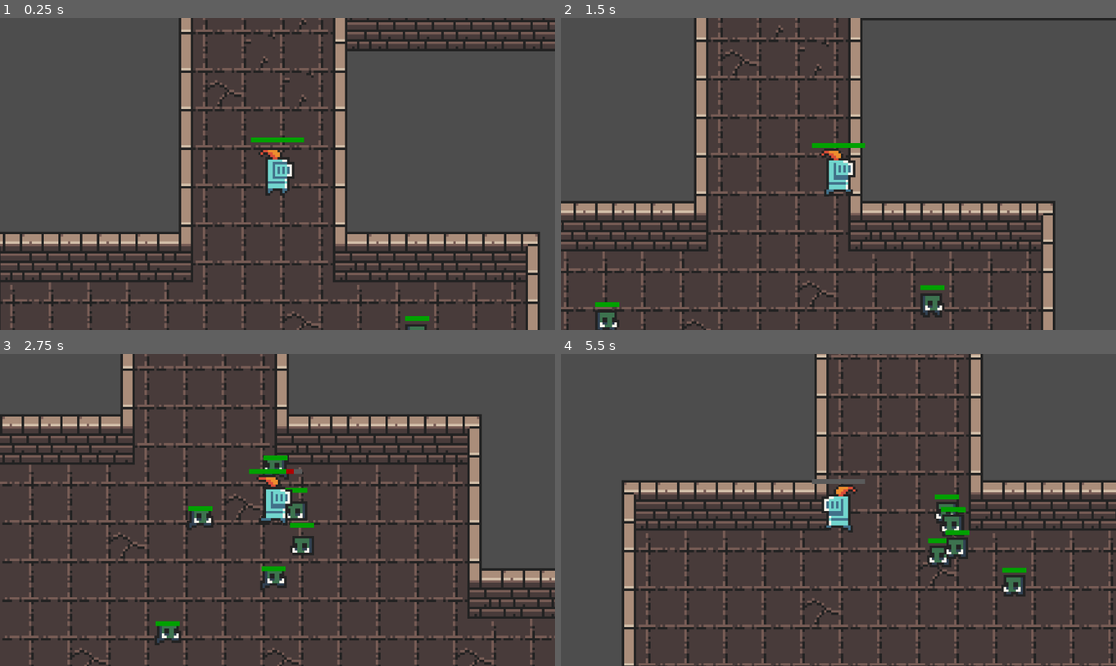
Above: before the commit, frames 1-4 (two rows, left to right).
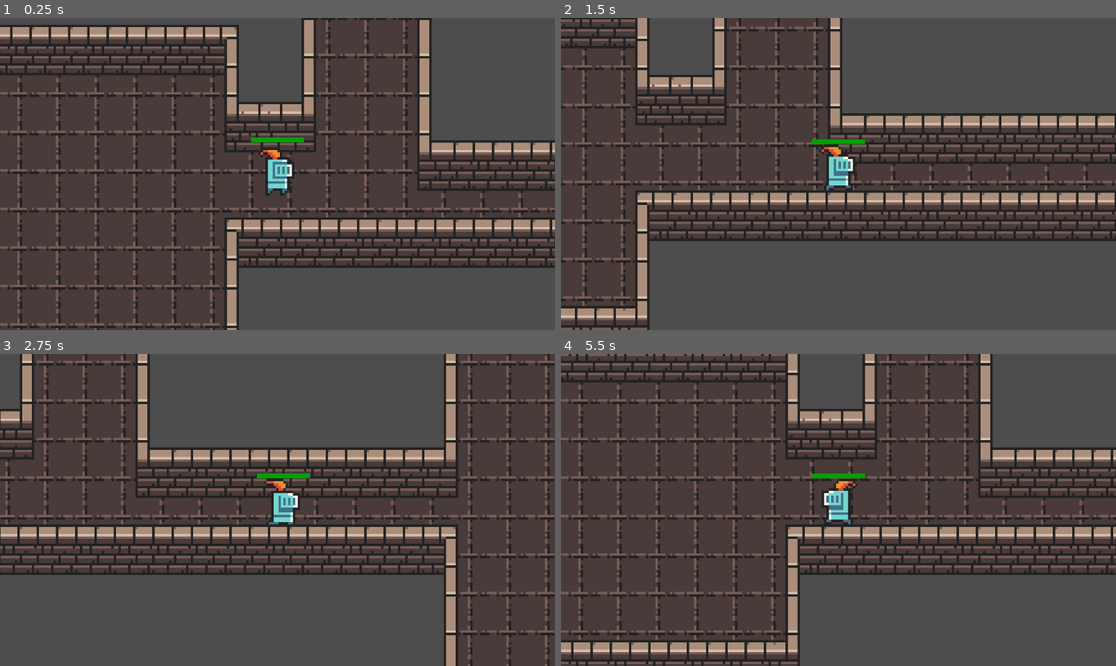
Above: after the commit, the same moments.

Repository: the-random-1/first-godot-game
Game: Godot game, scene res://scenes/main.tscn
Same seed, same stepped clock (60 frames per second), same inputs: the game is played once before the commit and once after it.
Inputs (mouse positions are in pixels of both pictures, inside the frame that each line leads up to):
- Up to frame 1 (0.25 s): no input
- Up to frame 2 (1.5 s): move the mouse to (960, 158) at 0.52 s; hold D (move_right) 0.53-1.28 s; tap E (interact) at 0.6 s; move the mouse to (727, 189) at 1.27 s; hold S (move_down) from 1.28 s (still down); tap Space (attack) at 1.35 s
- Up to frame 3 (2.75 s): tap E (interact) at 1.55, 2.1 s; move the mouse to (333, 441) at 2.02 s; release S (move_down) at 2.03 s; hold D (move_right) from 2.03 s (still down)
- Up to frame 4 (5.5 s): move the mouse to (810, 572) at 2.77 s; release D (move_right) at 2.78 s; hold W (move_up) 2.78-3.53 s; tap E (interact) at 2.85, 3.8, 4.35, 5.1 s; move the mouse to (1005, 556) at 3.52 s; hold Space (attack) 3.53-4.28 s; hold A (move_left) 3.53-5.03 s; move the mouse to (672, 463) at 4.27 s; move the mouse to (866, 510) at 5.02 s; hold S (move_down) from 5.03 s (still down)

The runs differ from the first frame. In frame 1, 41% of the frame differs, in the area x 0-100%, y 0-100%; in frame 2, 36%; in frame 3, 40%; in frame 4, 40%.

Commit message:
slime jump needs fixing still

Diff:
--- a/3rd project/cool-game/scenes/green_boar.tscn
+++ b/3rd project/cool-game/scenes/green_boar.tscn
@@ -134,6 +134,7 @@
 one_shot = true
 
 [node name="StunTimer" type="Timer" parent="." unique_id=1165320139]
+wait_time = 2.1999999999999997
 one_shot = true
 
 [node name="HealthBar" parent="." unique_id=935615529 instance=ExtResource("3_e8j4l")]
--- a/3rd project/cool-game/scenes/main.tscn
+++ b/3rd project/cool-game/scenes/main.tscn
@@ -15,6 +15,7 @@
 [ext_resource type="Script" uid="uid://bmiekp426xfk8" path="res://scripts/canvas_layer.gd" id="10_s5ekq"]
 [ext_resource type="PackedScene" uid="uid://bhbo8c2xxg0cj" path="res://scenes/pumpkin_dude.tscn" id="12_87nrn"]
 [ext_resource type="PackedScene" uid="uid://28ma8movjv5x" path="res://scenes/inventory.tscn" id="13_dltgl"]
+[ext_resource type="PackedScene" uid="uid://deecafrfex2mb" path="res://scenes/slime.tscn" id="13_jbj1t"]
 
 [sub_resource type="TileSetAtlasSource" id="TileSetAtlasSource_w1tni"]
 texture = ExtResource("1_30xfn")
@@ -474,10 +475,17 @@
 [node name="PumpkinDude2" parent="Enemies/EnemyBoundedArea3" unique_id=501737277 instance=ExtResource("12_87nrn")]
 position = Vector2(726, 773)
 
+[node name="EnemyBoundedArea4" parent="Enemies" unique_id=1068658420 instance=ExtResource("6_mxtan")]
+bounded_area_p1 = Vector2(63, 831)
+bounded_area_p2 = Vector2(273, 941)
+
+[node name="Slime" parent="Enemies/EnemyBoundedArea4" unique_id=456891580 instance=ExtResource("13_jbj1t")]
+position = Vector2(130, 908)
+
 [node name="Player" parent="." unique_id=1799199017 instance=ExtResource("1_5e3qt")]
 unique_name_in_owner = true
 z_index = 5
-position = Vector2(142, 427)
+position = Vector2(299, 881)
 scale = Vector2(1, 1)
 metadata/_edit_group_ = true
 
--- a/3rd project/cool-game/scenes/slime.tscn
+++ b/3rd project/cool-game/scenes/slime.tscn
@@ -64,10 +64,21 @@
 }, {
 "frames": [{
 "duration": 1.0,
+"texture": SubResource("AtlasTexture_fd6lc")
+}, {
+"duration": 1.0,
 "texture": SubResource("AtlasTexture_a02ik")
 }],
+"loop": false,
+"name": &"jump",
+"speed": 2.0
+}, {
+"frames": [{
+"duration": 1.0,
+"texture": SubResource("AtlasTexture_fd6lc")
+}],
 "loop": true,
-"name": &"jump",
+"name": &"stunned",
 "speed": 5.0
 }, {
 "frames": [{
@@ -92,13 +103,13 @@
 size = Vector2(14, 12)
 
 [node name="Slime" type="Area2D" unique_id=456891580]
+z_index = 4
 script = ExtResource("1_n6pvg")
 metadata/_custom_type_script = "uid://clyqij5lpo3be"
 
 [node name="AnimatedSprite2D" type="AnimatedSprite2D" parent="." unique_id=1447308804]
 sprite_frames = SubResource("SpriteFrames_pu8ps")
-animation = &"chase"
-frame_progress = 0.336358
+animation = &"stunned"
 
 [node name="CollisionShape2D" type="CollisionShape2D" parent="." unique_id=2065690859]
 visible = false
@@ -113,5 +124,8 @@
 one_shot = true
 
 [node name="StunTimer" type="Timer" parent="." unique_id=763756536]
-wait_time = 2.0
 one_shot = true
+
+[node name="WaitForJumpTimer" type="Timer" parent="." unique_id=154709615]
+wait_time = 1.5
+one_shot = true
--- a/3rd project/cool-game/scenes/weapons/axe.tscn
+++ b/3rd project/cool-game/scenes/weapons/axe.tscn
@@ -4,16 +4,16 @@
 [ext_resource type="Script" uid="uid://dafbggewm02ay" path="res://scripts/weapons/axe.gd" id="2_v3bkr"]
 
 [sub_resource type="RectangleShape2D" id="RectangleShape2D_w43rl"]
-size = Vector2(16, 23)
+size = Vector2(16, 24)
 
 [node name="Axe" unique_id=574333827 instance=ExtResource("1_kb3bb")]
 script = ExtResource("2_v3bkr")
 
-[node name="Sprite2D" parent="." index="0"]
+[node name="Sprite2D" parent="." index="0" unique_id=1470533368]
 position = Vector2(0, -9)
 region_rect = Rect2(288, 167, 16, 24)
 
-[node name="CollisionShape2D" parent="." index="1"]
+[node name="CollisionShape2D" parent="." index="1" unique_id=1555561429]
 visible = true
-position = Vector2(0, -9.5)
+position = Vector2(0, -10)
 shape = SubResource("RectangleShape2D_w43rl")
--- a/3rd project/cool-game/scenes/weapons/club.tscn
+++ b/3rd project/cool-game/scenes/weapons/club.tscn
@@ -4,16 +4,16 @@
 [ext_resource type="Script" uid="uid://fuw8hgxgc16s" path="res://scripts/weapons/club.gd" id="2_2puo4"]
 
 [sub_resource type="RectangleShape2D" id="RectangleShape2D_x8sjt"]
-size = Vector2(10, 22)
+size = Vector2(12, 22.5)
 
 [node name="Club" unique_id=564353958 instance=ExtResource("1_oioj8")]
 script = ExtResource("2_2puo4")
 
-[node name="Sprite2D" parent="." index="0"]
+[node name="Sprite2D" parent="." index="0" unique_id=1470533368]
 position = Vector2(0, -9)
 region_rect = Rect2(323, 41, 10, 22)
 
-[node name="CollisionShape2D" parent="." index="1"]
+[node name="CollisionShape2D" parent="." index="1" unique_id=1555561429]
 visible = true
-position = Vector2(0, -9.5)
+position = Vector2(0, -9.75)
 shape = SubResource("RectangleShape2D_x8sjt")
--- a/3rd project/cool-game/scenes/weapons/longsword.tscn
+++ b/3rd project/cool-game/scenes/weapons/longsword.tscn
@@ -4,16 +4,16 @@
 [ext_resource type="Script" uid="uid://5wdcm25dcj1w" path="res://scripts/weapons/longsword.gd" id="2_qdstc"]
 
 [sub_resource type="RectangleShape2D" id="RectangleShape2D_qov7i"]
-size = Vector2(6, 29)
+size = Vector2(6, 30)
 
 [node name="Longsword" unique_id=1712637527 instance=ExtResource("1_3p2j7")]
 script = ExtResource("2_qdstc")
 
-[node name="Sprite2D" parent="." index="0"]
+[node name="Sprite2D" parent="." index="0" unique_id=1470533368]
 position = Vector2(0, -12)
 region_rect = Rect2(293, 66, 6, 29)
 
-[node name="CollisionShape2D" parent="." index="1"]
+[node name="CollisionShape2D" parent="." index="1" unique_id=1555561429]
 visible = true
-position = Vector2(0, -12.5)
+position = Vector2(0, -13)
 shape = SubResource("RectangleShape2D_qov7i")
--- a/3rd project/cool-game/scenes/weapons/staff.tscn
+++ b/3rd project/cool-game/scenes/weapons/staff.tscn
@@ -4,16 +4,16 @@
 [ext_resource type="Script" uid="uid://65b74q5tkaoa" path="res://scripts/weapons/staff.gd" id="2_mxp47"]
 
 [sub_resource type="RectangleShape2D" id="RectangleShape2D_0wqef"]
-size = Vector2(8, 30)
+size = Vector2(8, 31.5)
 
 [node name="Staff" unique_id=1860480540 instance=ExtResource("1_phck2")]
 script = ExtResource("2_mxp47")
 
-[node name="Sprite2D" parent="." index="0"]
+[node name="Sprite2D" parent="." index="0" unique_id=1470533368]
 position = Vector2(0, -13.5)
 region_rect = Rect2(340, 128, 8, 31)
 
-[node name="CollisionShape2D" parent="." index="1"]
+[node name="CollisionShape2D" parent="." index="1" unique_id=1555561429]
 visible = true
-position = Vector2(0, -13.5)
+position = Vector2(0, -14.25)
 shape = SubResource("RectangleShape2D_0wqef")
--- a/3rd project/cool-game/scenes/weapons/sword.tscn
+++ b/3rd project/cool-game/scenes/weapons/sword.tscn
@@ -3,13 +3,18 @@
 [ext_resource type="PackedScene" uid="uid://bb8m6d53ndgtr" path="res://scenes/weapons/weapon.tscn" id="1_jdgqw"]
 [ext_resource type="Script" uid="uid://dq7t50yhd0uin" path="res://scripts/weapons/sword.gd" id="2_gouu4"]
 
+[sub_resource type="RectangleShape2D" id="RectangleShape2D_3pnln"]
+size = Vector2(10, 22)
+
 [node name="Sword" unique_id=1088030400 instance=ExtResource("1_jdgqw")]
 script = ExtResource("2_gouu4")
 
-[node name="Sprite2D" parent="." index="0"]
+[node name="Sprite2D" parent="." index="0" unique_id=1470533368]
 position = Vector2(0, -8.5)
 offset = Vector2(0, 0)
 region_rect = Rect2(339, 10, 10, 21)
 
-[node name="CollisionShape2D" parent="." index="1"]
-position = Vector2(0, -8.5)
+[node name="CollisionShape2D" parent="." index="1" unique_id=1555561429]
+visible = true
+position = Vector2(0, -9)
+shape = SubResource("RectangleShape2D_3pnln")
--- a/3rd project/cool-game/scripts/enemy.gd
+++ b/3rd project/cool-game/scripts/enemy.gd
@@ -66,8 +66,11 @@
 	if stun_movement:
 		ignore_movement = false
 	forces.erase(indextouse)
-func move_with_velocity(delta: float) -> void:
-	global_position = (global_position + get_velocity_from_forces() * delta).clamp(Vector2(bounded_area_x1, bounded_area_y1), Vector2(bounded_area_x2, bounded_area_y2))
+func move_with_velocity(delta: float, clamp: bool = true) -> void:
+	if clamp:
+		global_position = (global_position + get_velocity_from_forces() * delta).clamp(Vector2(bounded_area_x1, bounded_area_y1), Vector2(bounded_area_x2, bounded_area_y2))
+	else:
+		global_position = (global_position + get_velocity_from_forces() * delta)
 	if (forces[0].x < 0):
 		$AnimatedSprite2D.flip_h = true
 	elif (forces[0].x > 0):
@@ -86,10 +89,14 @@
 		time = global_position.distance_to(destination) / randf_range(.375 * speed, .875 * speed)
 		forces[0] = Vector2((destination.x - global_position.x) / time, (destination.y - global_position.y) / time)
 		newstate = _STATES.WALK
+		if self is Slime:
+			print("1")
 
 	if (state == _STATES.WALK):
 		forces[0] = Vector2(0, 0)
 		newstate = _STATES.IDLE
+		if self is Slime:
+			print("0")
 
 	changestate(newstate)
 	$WanderTimer.wait_time = time
@@ -115,6 +122,9 @@
 func _enemyinit() -> void:
 	pass
 
+func isplayerinboundedarea() -> bool:
+	return %Player.global_position.x >= bounded_area_x1 && %Player.global_position.x <= bounded_area_x2 && %Player.global_position.y > bounded_area_y1 && %Player.global_position.y < bounded_area_y2
+
 func adjustChaseDestination(origDest: Vector2, variance: int) -> Vector2:
 	return origDest + Vector2(%Player.forces[0].y, %Player.forces[0].x) * variance * rand
 
--- a/3rd project/cool-game/scripts/global.gd
+++ b/3rd project/cool-game/scripts/global.gd
@@ -64,8 +64,10 @@
 }
 
 var canpickupweapon := false
-var selectedweapontype: _WEAPON_TYPES
+var selectedweapontype: _WEAPON_TYPES = _WEAPON_TYPES.NA
+var selectedweaponref: Area2D
 var currweapontype: _WEAPON_TYPES = _WEAPON_TYPES.NA
+var currweaponref: Area2D
 var player: CharacterBody2D
 
 func place_item(item: _ITEM_TYPES, data: int, pos: Vector2) -> void:
--- a/3rd project/cool-game/scripts/green_boar.gd
+++ b/3rd project/cool-game/scripts/green_boar.gd
@@ -55,5 +55,5 @@
 	if state == _STATES.CHASE:
 		destination = adjustChaseDestination(%Player.global_position, 30)
 
-		var mult := speed / destination.distance_to(global_position)
-		forces[0] = Vector2(destination.x - global_position.x, destination.y - global_position.y) * mult
+		var time := speed / destination.distance_to(global_position)
+		forces[0] = Vector2(destination.x - global_position.x, destination.y - global_position.y) * time
--- a/3rd project/cool-game/scripts/player.gd
+++ b/3rd project/cool-game/scripts/player.gd
@@ -77,6 +77,8 @@
 	change_health(-dmg)
 func _pumpkindudehit(dmg: float) -> void:
 	change_health(-dmg)
+func _slimehit(dmg: float) -> void:
+	change_health(-dmg)
 
 func _ready() -> void:
 	Global.player = self
@@ -103,6 +105,17 @@
 		var weapon: PackedScene = load("res://scenes/weapons/" + ["sword", "longsword", "axe", "club", "staff"][Global.selectedweapontype] + ".tscn")
 		var new_weapon = weapon.instantiate()
 		add_child(new_weapon)
+
+		if Global.currweaponref:
+			Global.currweaponref.global_position = Global.selectedweaponref.global_position
+			Global.currweaponref.visible = true
+			Global.currweaponref.get_node("CollisionShape2D").disabled = false
+		Global.selectedweaponref.visible = false
+		Global.selectedweaponref.get_node("CollisionShape2D").disabled = true
+		Global.currweapontype = Global.selectedweapontype
+		Global.currweaponref = Global.selectedweaponref
+		%UI.switchequiptextvisibility(false, true)
+
 	if Input.is_action_just_pressed("inventory"):
 		inventoryisopen = !inventoryisopen
 		if inventoryisopen:
--- a/3rd project/cool-game/scripts/slime.gd
+++ b/3rd project/cool-game/scripts/slime.gd
@@ -1,32 +1,108 @@
 extends Enemy
+class_name Slime
+
+var wasinchase := false
+var jumpwindup := false
+var jumpspeed := 100.0
 
 signal slimehit(dmg: float)
 
 func changestate(newstate: _STATES) -> void:
 	state = newstate
+	print(["idle", "walk", "chase", "", "stunned", "jump"][newstate])
 	match newstate:
 		_STATES.IDLE:
 			$AnimatedSprite2D.play("idle")
+			forces[0] = Vector2(0, 0)
 		_STATES.WALK:
 			$AnimatedSprite2D.play("walk")
 		_STATES.CHASE:
 			$AnimatedSprite2D.play("chase")
+		_STATES.STUNNED:
+			$AnimatedSprite2D.play("stunned")
 		_STATES.JUMP:
 			$AnimatedSprite2D.play("jump")
+			forces[0] = Vector2(0, 0)
 
 var jump_attack_damage := 40.0
 
 func _enemyinit() -> void:
-	speed = 80.0
+	speed = 70.0
 	max_health = 45.0
 	health = max_health
 	damage = 20.0
+	kb = 1
 	wander_time = Vector2(0.75, 2.0)
 	m = 1.0
 	rand = increaseMagnitude(rand)
 
-	#body_entered.connect(_on_body_entered)
+	slimehit.connect(%Player._slimehit)
+	body_entered.connect(_on_body_entered)
 	$StunTimer.timeout.connect(_on_stun_timer_timeout)
+	$WaitForJumpTimer.timeout.connect(_attempt_jump)
+
+func _on_body_entered(body: Node2D) -> void:
+	if body.name == "Player":
+		if state == _STATES.CHASE:
+			changestate(_STATES.STUNNED)
+			$StunTimer.start()
+			$WaitForJumpTimer.stop()
+			slimehit.emit(damage)
+			%Player.apply_force((%Player.global_position - global_position) * kb / %Player.global_position.distance_to(global_position), 0.25)
+			forces[0] = Vector2(0, 0)
+		elif state == _STATES.JUMP:
+			pass
 
 func _on_stun_timer_timeout() -> void:
-	pass
+	changestate(_STATES.IDLE)
+	if isplayerinboundedarea():
+		$WaitForJumpTimer.start()
+		wasinchase = false
+
+func _attempt_jump() -> void:
+	if isplayerinboundedarea() && global_position.distance_to(%Player.global_position) > 40:
+		jumpwindup = true
+		changestate(_STATES.JUMP)
+		destination = %Player.global_position
+		# Math
+		var x1 := global_position.x
+		var y1 := global_position.y
+		var x2 := destination.x
+		var y2 := destination.y
+		var a := 7.0 / absf(x1 - x2)
+		var b := (y1 - y2 - a * (x1 ** 2 - x2 ** 2)) / (x1 - x2)
+		var c := y1 - a * x1 ** 2 - b * x1
+		await get_tree().create_timer(2 / 3).timeout
+		jumpwindup = false
+		var tween = get_tree().create_tween()
+
+		tween.tween_method(calculateTrajectory.bind(a, b), minf(x1, x2), maxf(x1, x2), absf(x1 - x2) / jumpspeed)
+		tween.tween_callback(func(): changestate(_STATES.IDLE)).set_delay(absf(x1 - x2) / jumpspeed)
+	else:
+		$WaitForJumpTimer.start()
+
+func calculateTrajectory(x1: float, a: float, b: float) -> void:
+	var slope := 2 * a * x1 + b
+	var den := sqrt(1 + slope ** 2)
+	forces[0] = Vector2(jumpspeed / den, slope * jumpspeed / den)
+
+func _process(delta: float) -> void:
+	move_with_velocity(delta, state != _STATES.JUMP)
+	if isplayerinboundedarea():
+		if !wasinchase:
+			$WaitForJumpTimer.start()
+			changestate(_STATES.CHASE)
+		wasinchase = true
+	else:
+		if wasinchase:
+			$WaitForJumpTimer.stop()
+			if state == _STATES.CHASE:
+				changestate(_STATES.IDLE)
+		wasinchase = false
+
+	if state == _STATES.CHASE:
+		destination = adjustChaseDestination(%Player.global_position, 7)
+
+		var mult := speed / destination.distance_to(global_position)
+		forces[0] = Vector2(destination.x - global_position.x, destination.y - global_position.y) * mult
+	#elif state == _STATES.JUMP:
--- a/3rd project/cool-game/scripts/weapon_pickup.gd
+++ b/3rd project/cool-game/scripts/weapon_pickup.gd
@@ -18,16 +18,7 @@
 	if body.name == "Player":
 		playerfloatsover.emit(true, true)
 		Global.selectedweapontype = _weapon_type
+		Global.selectedweaponref = self
 func _on_body_exited(body: Node2D) -> void:
 	if body.name == "Player":
 		playerfloatsover.emit(false, false)
-
-func _process(_delta: float) -> void:
-	if Input.is_action_just_pressed("interact") && Global.canpickupweapon:
-		if _weapon_type == Global.currweapontype:
-			global_position = weapon_pickups_ref.get_children()[Global.selectedweapontype].global_position
-		if _weapon_type == Global.selectedweapontype:
-			Global.currweapontype = Global.selectedweapontype
-		visible = Global.selectedweapontype != _weapon_type
-		$CollisionShape2D.disabled = Global.selectedweapontype == _weapon_type
-		playerfloatsover.emit(false, true)
--- a/3rd project/cool-game/scripts/weapons/axe.gd
+++ b/3rd project/cool-game/scripts/weapons/axe.gd
@@ -3,7 +3,6 @@
 func ready() -> void:
 	weapon_type = Global._WEAPON_TYPES.AXE
 	stats = weapon_stats.axe
-	update_to_weapon_type()
 	attack1 = Callable(self, "basic_swing").bind(.6, .4, .5, 250, Tween.TRANS_QUINT)
 
 func _input(event: InputEvent) -> void:
--- a/3rd project/cool-game/scripts/weapons/club.gd
+++ b/3rd project/cool-game/scripts/weapons/club.gd
@@ -3,7 +3,6 @@
 func ready() -> void:
 	weapon_type = Global._WEAPON_TYPES.CLUB
 	stats = weapon_stats.club
-	update_to_weapon_type()
 	attack1 = Callable(self, "basic_swing").bind(.7, .3, .2, 200, Tween.TRANS_QUINT)
 
 func _input(event: InputEvent) -> void:
--- a/3rd project/cool-game/scripts/weapons/longsword.gd
+++ b/3rd project/cool-game/scripts/weapons/longsword.gd
@@ -3,7 +3,6 @@
 func ready() -> void:
 	weapon_type = Global._WEAPON_TYPES.LONGSWORD
 	stats = weapon_stats.longsword
-	update_to_weapon_type()
 	attack1 = Callable(self, "basic_swing").bind(.25, .2, .1, 220, Tween.TRANS_EXPO)
 
 func _input(event: InputEvent) -> void:
--- a/3rd project/cool-game/scripts/weapons/staff.gd
+++ b/3rd project/cool-game/scripts/weapons/staff.gd
@@ -3,4 +3,3 @@
 func ready() -> void:
 	weapon_type = Global._WEAPON_TYPES.STAFF
 	stats = weapon_stats.staff
-	update_to_weapon_type()
--- a/3rd project/cool-game/scripts/weapons/sword.gd
+++ b/3rd project/cool-game/scripts/weapons/sword.gd
@@ -3,7 +3,6 @@
 func ready() -> void:
 	weapon_type = Global._WEAPON_TYPES.SWORD
 	stats = weapon_stats.sword
-	update_to_weapon_type()
 	attack1 = Callable(self, "basic_swing").bind(.2, .3, .1, 180, Tween.TRANS_EXPO)
 
 func _input(event: InputEvent) -> void:
--- a/3rd project/cool-game/scripts/weapons/weapon.gd
+++ b/3rd project/cool-game/scripts/weapons/weapon.gd
@@ -91,12 +91,6 @@
 func ready() -> void:
 	pass
 
-func update_to_weapon_type() -> void:
-	$Sprite2D.region_rect = Rect2(Global.weapon_constants[weapon_type].region.x, Global.weapon_constants[weapon_type].region.y, Global.weapon_constants[weapon_type].region.w, Global.weapon_constants[weapon_type].region.h)
-	$CollisionShape2D.shape.set_size(Vector2(Global.weapon_constants[weapon_type].region.w, Global.weapon_constants[weapon_type].region.h))
-	$Sprite2D.position.y = Global.weapon_constants[weapon_type].region.h / -2 + 2
-	$CollisionShape2D.position.y = Global.weapon_constants[weapon_type].region.h / -2 + 2
-
 var attack1: Callable
 
 func basic_swing(d1: float, d2: float, d3: float, slash_angle: float, trans: Tween.TransitionType):
